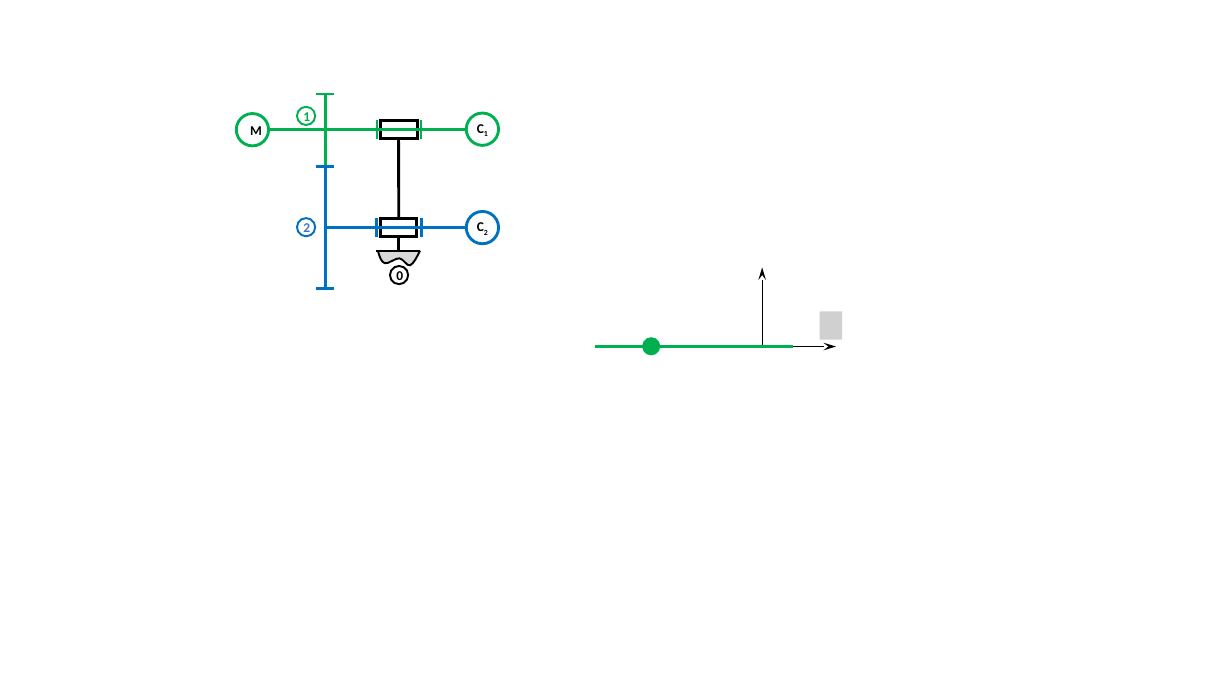
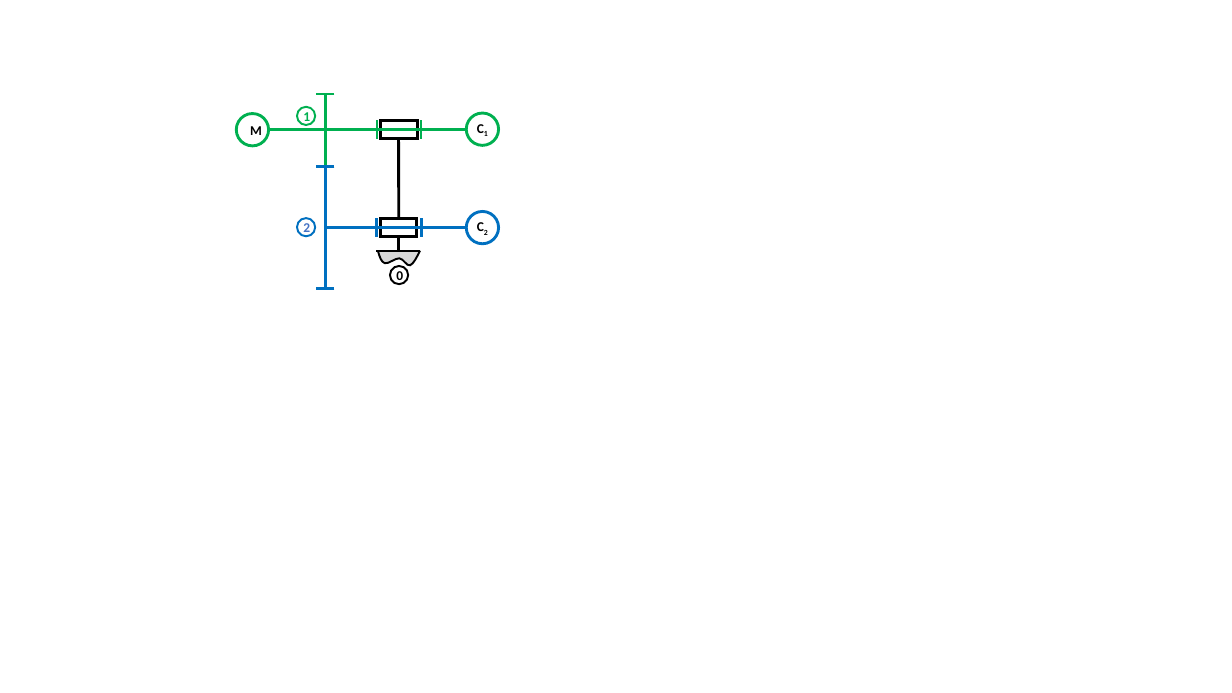
Before and after one commit to xpessoles/ExercicesCompetences, a slide deck: slide 2 of MecanismesDeBase/Figures.pptx. Drawn at 1232x693 pixels with LibreOffice and Linux fonts; fonts in the diff are those of the drawing; grey boxes stand for pictures; background and template pictures are left out. Boxes give left, top, right and bottom in pixels: in the first picture for what was removed or moved away, otherwise in the second. Text is boxed around its words. In the diff, an @@ line names an element or a change of style, - is before the commit and + after.

```diff
--- a/MecanismesDeBase/Figures.pptx
+++ b/MecanismesDeBase/Figures.pptx
@@ group removed at <box>595,267,842,356</box>: 2 arrows, 1 picture, 1 line, 1 ellipse @@
```
Also in this commit, not shown: 3 other files.
